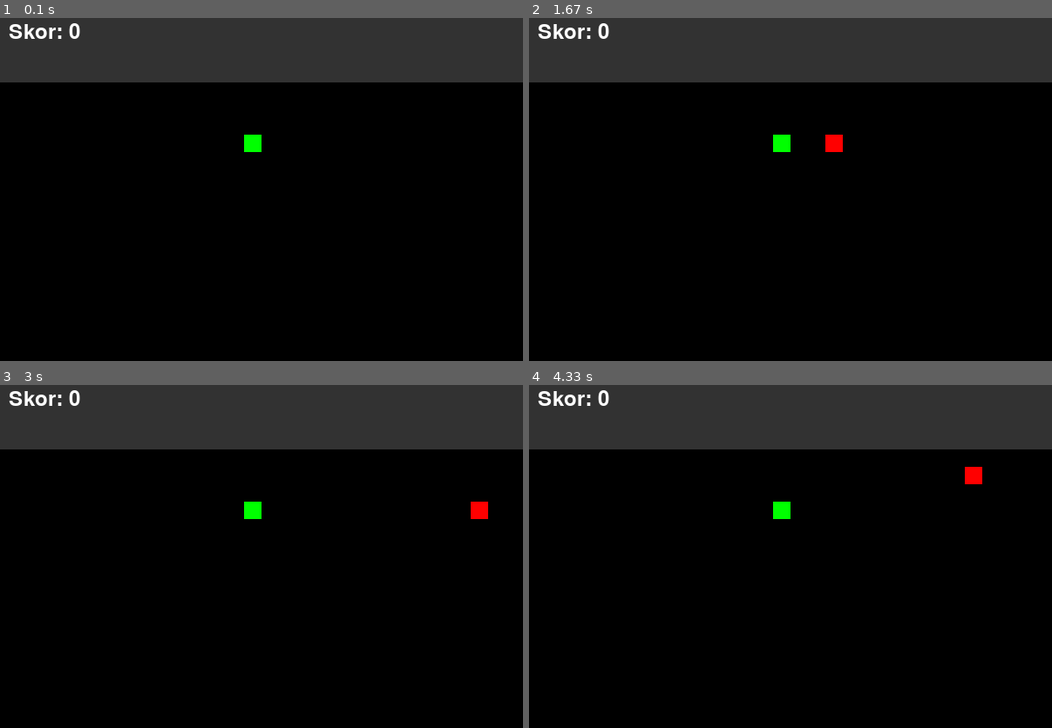
Above: before the commit, frames 1-4 (two rows, left to right).
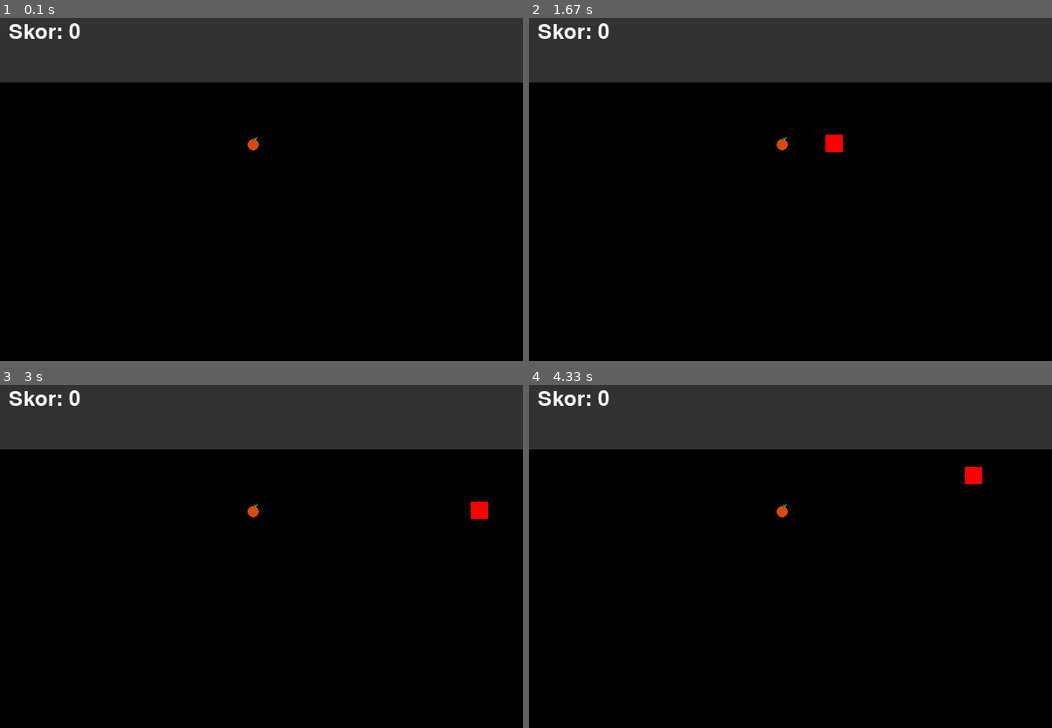
Above: after the commit, the same moments.

Repository: harigro/ular_pygame
Game: pygame game, started from ular.py
Two runs of this game, one before a commit and one after it. Both use one fixed random seed, a clock stepped at 60 frames per second and the inputs below.
Inputs:
- Up to frame 1 (0.1 s): no input
- Up to frame 2 (1.67 s): tap Enter at 0.33 s; hold W 1.17-1.63 s
- Up to frame 3 (3 s): hold D 1.67-2.13 s; hold A 2.17-2.7 s; hold S from 2.73 s (still down)
- Up to frame 4 (4.33 s): release S at 3.03 s; hold A 3.07-3.47 s; hold W 3.5-3.87 s; hold D from 3.9 s (still down)

The runs differ from the first frame. In frame 1, 0.2% of the frame differs, in the area x 46-50%, y 34-40%; in frame 2, 0.2%; in frame 3, 0.2%; in frame 4, 0.2%.

Commit message:
tambah aset dan menenrapkannya ke objek makanan

Diff:
--- a/ular.py
+++ b/ular.py
@@ -66,7 +66,7 @@
         # Tangani jika kepala ular melewati batas vertikal
         elif self.kotak.top < self.pembatas:
             # Jika melewati batas atas, pindahkan ke bawah layar
-            self.kotak.top = self.tinggi - self.ukuran_grid
+            self.kotak.bottom = self.tinggi - self.ukuran_grid
         elif self.kotak.bottom > self.tinggi:
             # Jika melewati batas bawah, pindahkan ke atas layar
             self.kotak.top = self.pembatas
@@ -77,7 +77,6 @@
         self.segmen.clear()
         self.panjang = 1
         self.kotak.topleft = self.posisi_acak()
-        self.bekukan = False
 
 class BelahLayar(Objek):
     def __init__(self, layar: pg.display, lebar: int, tinggi: int, ukuran_grid: int, pembatas: int):
@@ -98,6 +97,14 @@
                 pg.draw.line(self.layar, (255, 255, 0, 50), (x, mainan.top), (x, mainan.bottom))
             for y in range(mainan.top, mainan.bottom, self.ukuran_grid):
                 pg.draw.line(self.layar, (255, 255, 0, 50), (mainan.left, y), (mainan.right, y))
+
+class Gambar:
+    def __init__(self, source: str):
+        self.source = source
+
+    def blit(self, screen: pg.display, dest:pg.Rect, transform: int) -> None:
+        screen.blit(pg.transform.scale(pg.image.load(self.source), (transform, transform)), dest.topleft)
+
 
 class Game:
     def __init__(self):
@@ -136,6 +143,8 @@
         belah = BelahLayar(self.layar, self.lebar, self.tinggi, self.ukuran_grid, self.pembatasan)
         belah.daerah_skor()
         belah.daerah_permainan()
+        buah = Gambar("assets/apple.png")
+        # pemangsa = Gambar("assets/snake.png")
 
         # Gambar teks skor di area skor
         teks_skor = pg.font.Font(None, 36).render(f'Skor: {self.skor}', True, 'white')
@@ -144,7 +153,7 @@
         # Gambar elemen permainan di area permainan
         for segmen in self.ular.segmen:
             pg.draw.rect(self.layar, 'red', segmen)
-        pg.draw.rect(self.layar, 'green', self.makanan.kotak)
+        buah.blit(self.layar, pg.Rect(self.makanan.kotak), self.ukuran_grid)
 
         # Perbarui tampilan layar
         pg.display.flip()
Binary file added: assets/apple.png
Binary file added: assets/body_bottomleft.png
Binary file added: assets/body_bottomright.png
Binary file added: assets/body_horizontal.png
Binary file added: assets/body_topleft.png
Binary file added: assets/body_topright.png
Binary file added: assets/body_vertical.png
Binary file added: assets/head_down.png
Binary file added: assets/head_left.png
Binary file added: assets/head_right.png
Binary file added: assets/head_up.png
Binary file added: assets/tail_down.png
(and 3 more such lines)
